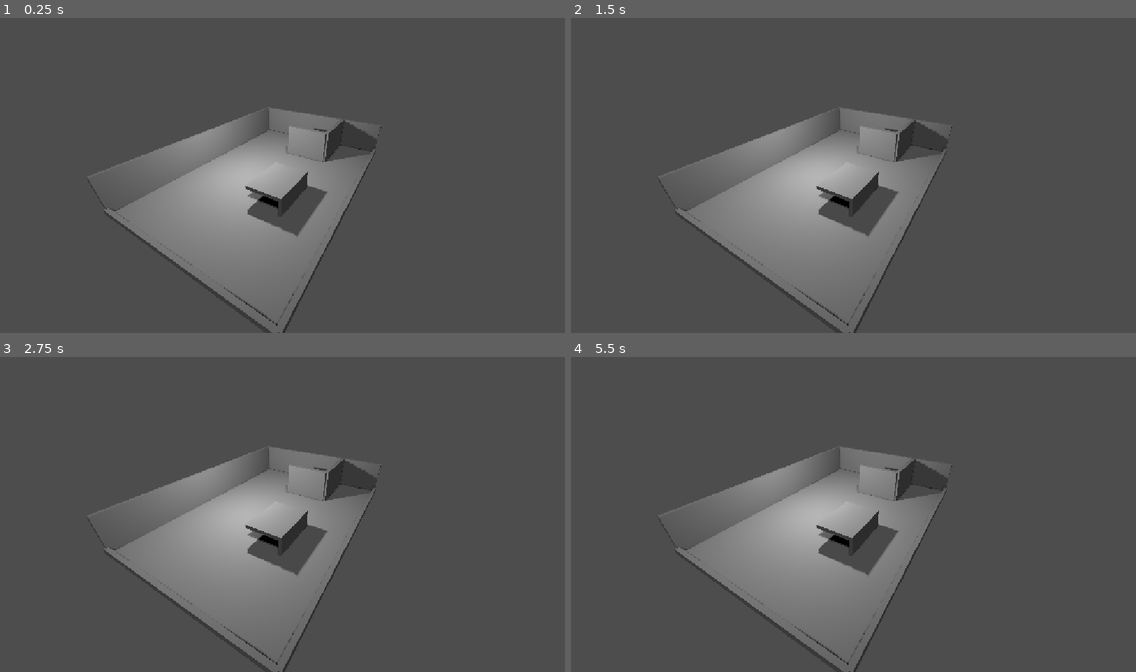
Above: before the commit, frames 1-4 (two rows, left to right).
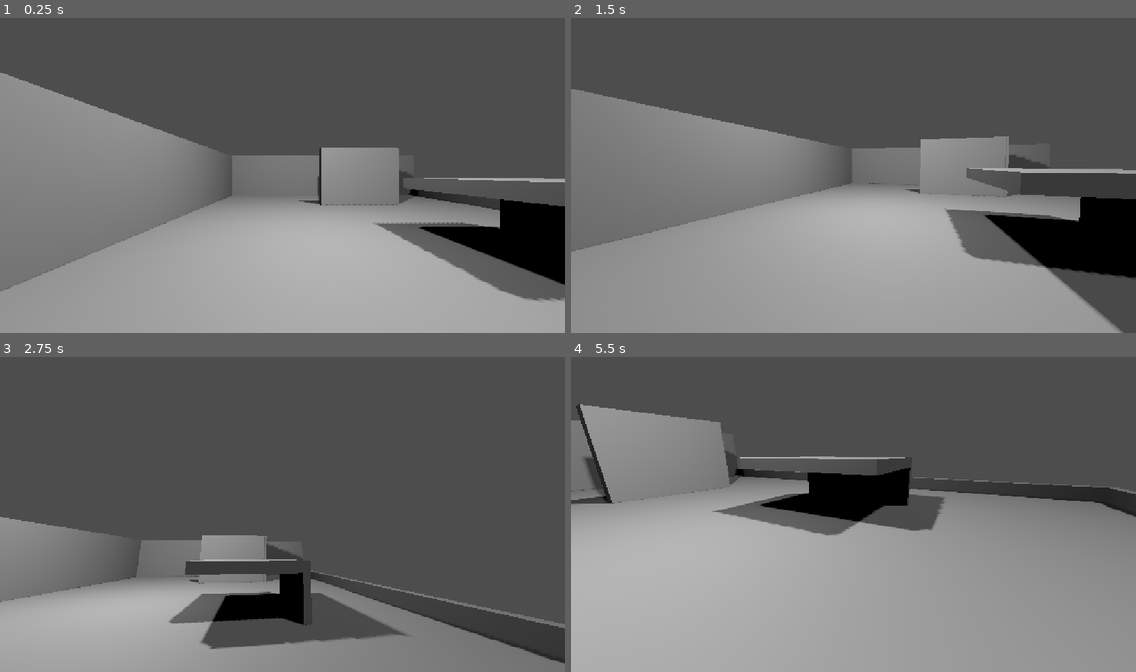
Above: after the commit, the same moments.

Repository: dawidseipold/blind-step
Game: Godot game, scene res://bench.tscn
Same seed, same stepped clock (60 frames per second), same inputs: the game is played once before the commit and once after it.
Inputs (mouse positions are in pixels of both pictures, inside the frame that each line leads up to):
- Up to frame 1 (0.25 s): no input
- Up to frame 2 (1.5 s): tap Enter at 0.5 s; move the mouse to (977, 159) at 0.52 s; hold D (walk_right, bound only after the commit) 0.53-1.28 s; click (977, 159) at 0.67 s; move the mouse to (740, 191) at 1.27 s; hold S (walk_back, bound only after the commit) from 1.28 s (still down); click (740, 191) at 1.42 s
- Up to frame 3 (2.75 s): move the mouse to (339, 445) at 2.02 s; release S (walk_back, bound only after the commit) at 2.03 s; hold D (walk_right, bound only after the commit) from 2.03 s (still down); click (339, 445) at 2.17 s
- Up to frame 4 (5.5 s): move the mouse to (825, 577) at 2.77 s; release D (walk_right, bound only after the commit) at 2.78 s; hold W (walk_forward, bound only after the commit) 2.78-3.53 s; click (825, 577) at 2.92 s; move the mouse to (1023, 561) at 3.52 s; hold A (walk_left, bound only after the commit) 3.53-5.03 s; click (1023, 561) at 3.67 s; tap Escape (ui_cancel) at 4.15 s; move the mouse to (684, 467) at 4.27 s; click (684, 467) at 4.42 s; move the mouse to (881, 514) at 5.02 s; hold S (walk_back, bound only after the commit) from 5.03 s (still down); click (881, 514) at 5.17 s

The runs differ from the first frame. In frame 1, 54% of the frame differs, in the area x 0-100%, y 17-100%; in frame 2, 54%; in frame 3, 35%; in frame 4, 65%, in the area x 0-100%, y 14-100%.

Commit message:
T02 Dodaj chód FPP i obrót myszy na planszy testowej

Diff:
--- a/game/new-game-project/bench.tscn
+++ b/game/new-game-project/bench.tscn
@@ -1,14 +1,13 @@
 [gd_scene format=3 uid="uid://bytpsa18lxm6e"]
+
+[ext_resource type="PackedScene" path="res://player.tscn" id="PlayerScene"]
 
 [node name="Bench" type="Node3D" unique_id=133904966]
 
 [node name="PlayerSpawn" type="Marker3D" parent="."]
 position = Vector3(-3, 0.05, 6)
 
-[node name="Overview" type="Camera3D" parent="."]
-position = Vector3(9, 10, 13)
-rotation_degrees = Vector3(-32, 31, 0)
-current = true
+[node name="Player" parent="PlayerSpawn" instance=ExtResource("PlayerScene")]
 
 [node name="BenchLight" type="OmniLight3D" parent="."]
 position = Vector3(-2, 5, 1)
--- /dev/null
+++ b/game/new-game-project/player.gd
@@ -0,0 +1,26 @@
+extends CharacterBody3D
+
+@export_range(0.5, 8.0, 0.1) var walk_speed := 3.0
+@export_range(0.01, 1.0, 0.01) var degrees_per_pixel := 0.12
+@onready var camera: Camera3D = $Camera3D
+
+func _ready() -> void:
+	Input.mouse_mode = Input.MOUSE_MODE_CAPTURED
+
+func _unhandled_input(event: InputEvent) -> void:
+	if event.is_action_pressed("ui_cancel"):
+		Input.mouse_mode = Input.MOUSE_MODE_VISIBLE
+	elif event is InputEventMouseButton and event.button_index == MOUSE_BUTTON_LEFT and event.pressed:
+		Input.mouse_mode = Input.MOUSE_MODE_CAPTURED
+	elif event is InputEventMouseMotion and Input.mouse_mode == Input.MOUSE_MODE_CAPTURED:
+		rotate_y(deg_to_rad(-event.screen_relative.x * degrees_per_pixel))
+		camera.rotation_degrees.x = clampf(camera.rotation_degrees.x - event.screen_relative.y * degrees_per_pixel, -85.0, 85.0)
+
+func _physics_process(delta: float) -> void:
+	var axes := Input.get_vector("walk_left", "walk_right", "walk_forward", "walk_back")
+	var direction := transform.basis * Vector3(axes.x, 0.0, axes.y)
+	velocity.x = direction.x * walk_speed
+	velocity.z = direction.z * walk_speed
+	if not is_on_floor():
+		velocity += get_gravity() * delta
+	move_and_slide()
--- /dev/null
+++ b/game/new-game-project/player.tscn
@@ -0,0 +1,18 @@
+[gd_scene format=3]
+
+[ext_resource type="Script" path="res://player.gd" id="1"]
+
+[sub_resource type="CapsuleShape3D" id="Capsule"]
+radius = 0.32
+height = 1.8
+
+[node name="Player" type="CharacterBody3D"]
+script = ExtResource("1")
+
+[node name="Collider" type="CollisionShape3D" parent="."]
+position = Vector3(0, 0.9, 0)
+shape = SubResource("Capsule")
+
+[node name="Camera3D" type="Camera3D" parent="."]
+position = Vector3(0, 1.6, 0)
+current = true
--- a/game/new-game-project/project.godot
+++ b/game/new-game-project/project.godot
@@ -20,6 +20,25 @@
 window/stretch/mode="canvas_items"
 window/stretch/aspect="expand"
 
+[input]
+
+walk_forward={
+"deadzone": 0.2,
+"events": [Object(InputEventKey,"physical_keycode":87)]
+}
+walk_back={
+"deadzone": 0.2,
+"events": [Object(InputEventKey,"physical_keycode":83)]
+}
+walk_left={
+"deadzone": 0.2,
+"events": [Object(InputEventKey,"physical_keycode":65)]
+}
+walk_right={
+"deadzone": 0.2,
+"events": [Object(InputEventKey,"physical_keycode":68)]
+}
+
 [physics]
 
 3d/physics_engine="Jolt Physics"
Not shown, added: game/new-game-project/player.gd.uid
